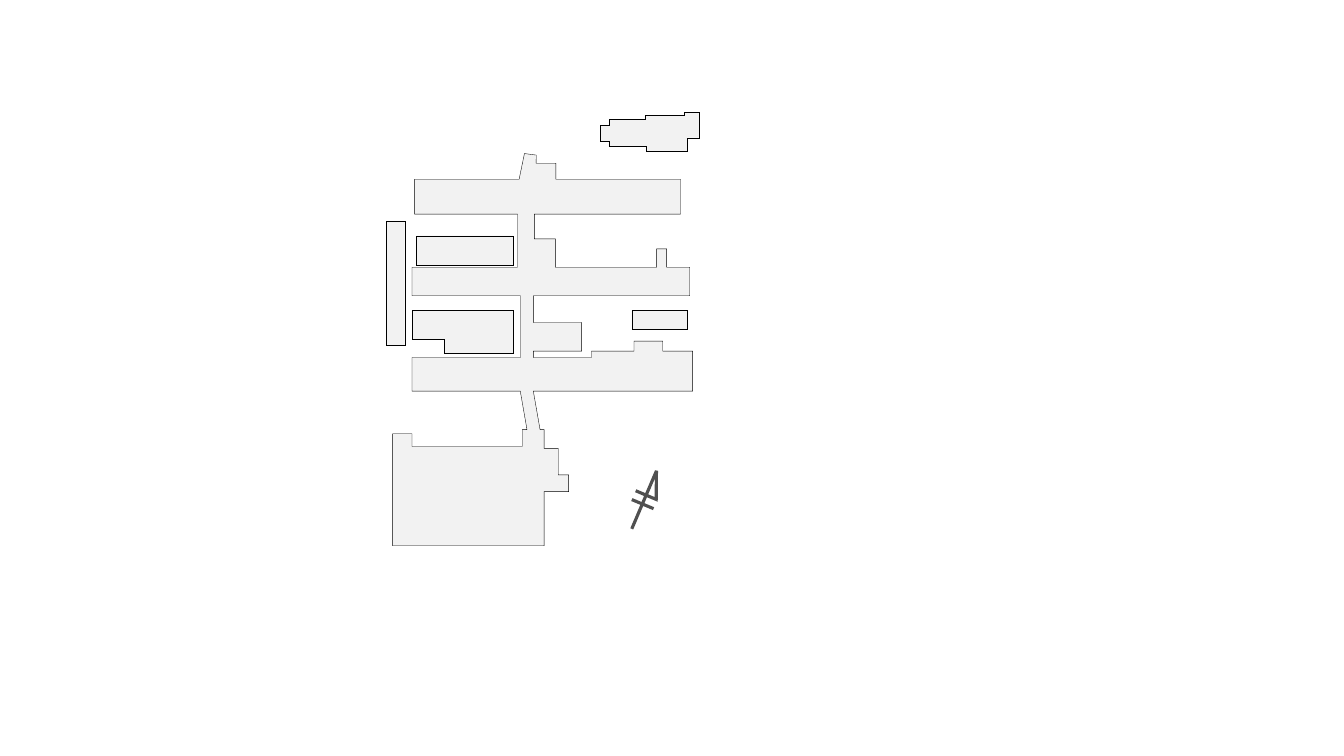
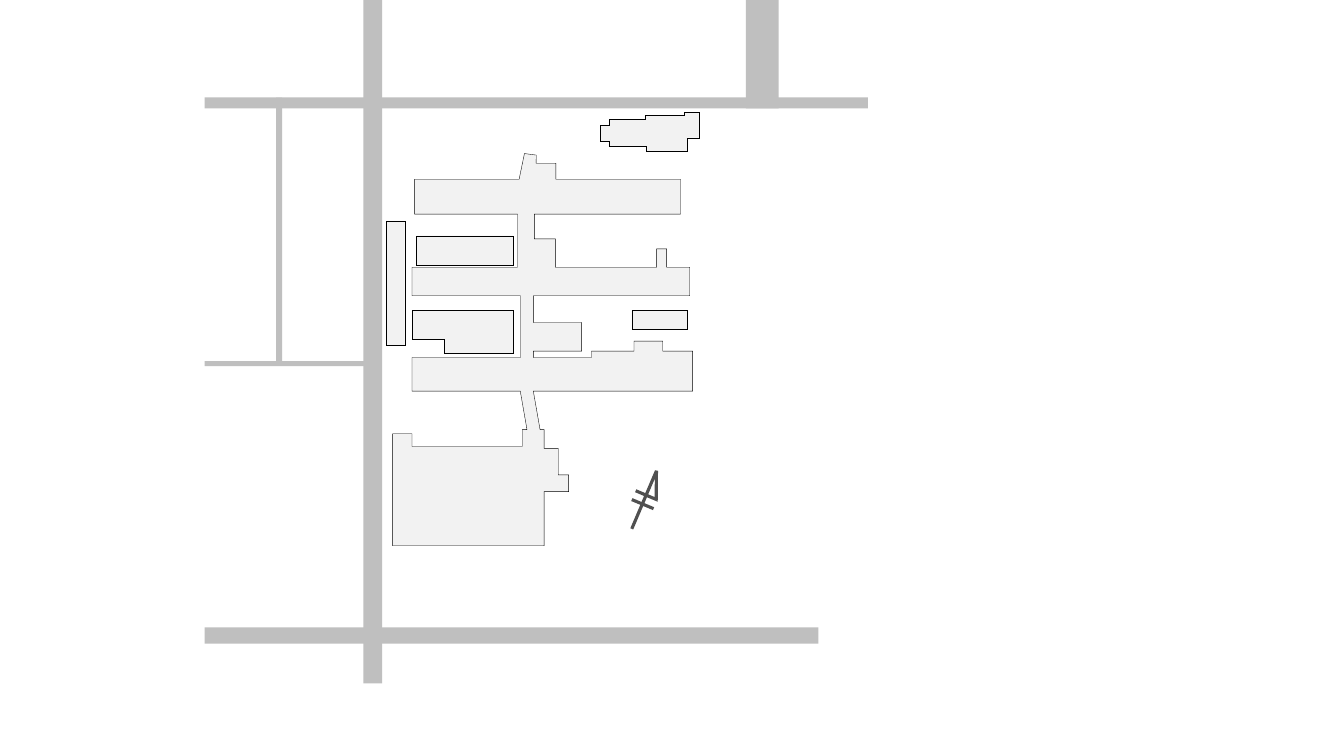
Before and after one commit to nearfactory/toinsai-kagaku, a slide deck: slide 1 of 2d/main.pptx. Drawn at 1344x756 pixels with LibreOffice and Linux fonts; fonts in the diff are those of the drawing; background and template pictures are left out. Boxes give left, top, right and bottom in pixels: in the first picture for what was removed or moved away, otherwise in the second. Text is boxed around its words. In the diff, an @@ line names an element or a change of style, - is before the commit and + after.

```diff
--- a/2d/main.pptx
+++ b/2d/main.pptx
@@ rectangle added at (x1=364, y1=0, x2=382, y2=684), fill #BFBFBF @@
@@ rectangle added at (x1=746, y1=0, x2=779, y2=109), fill #BFBFBF @@
@@ rectangle added at (x1=205, y1=98, x2=868, y2=109), fill #BFBFBF @@
@@ rectangle added at (x1=276, y1=97, x2=282, y2=361), fill #BFBFBF @@
@@ rectangle added at (x1=205, y1=361, x2=370, y2=366), fill #BFBFBF @@
@@ rectangle added at (x1=205, y1=628, x2=819, y2=644), fill #BFBFBF @@
```
Also in this commit, not shown: 1 other slide changed, 1 slide added, 7 other files.
